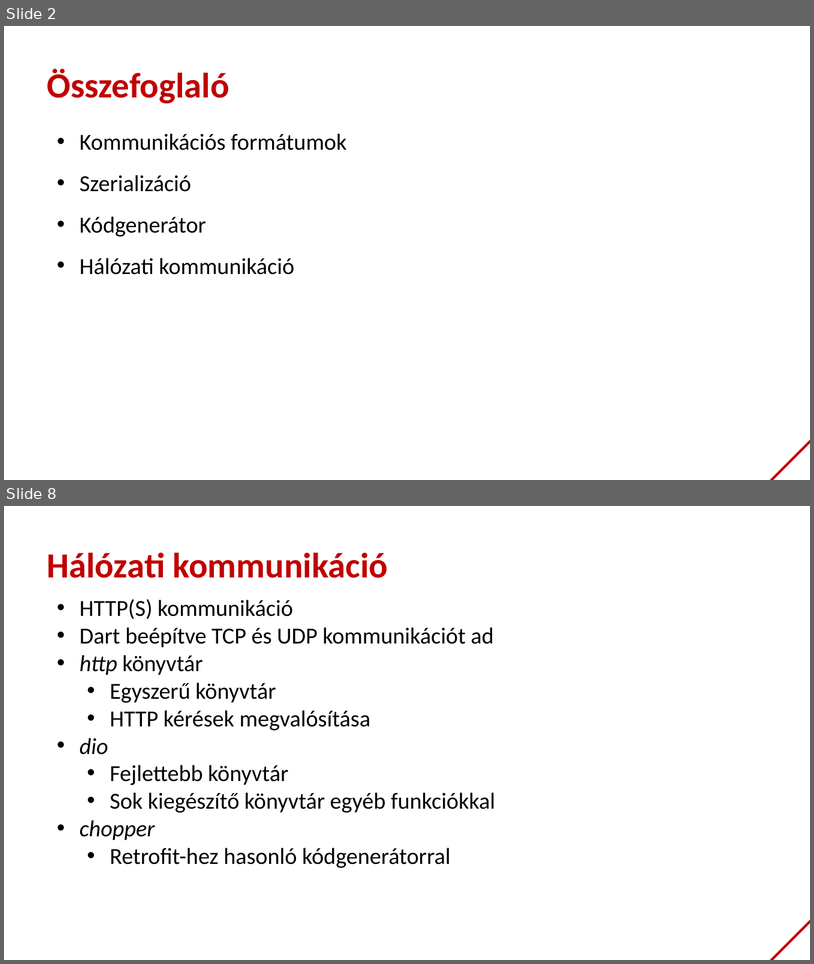
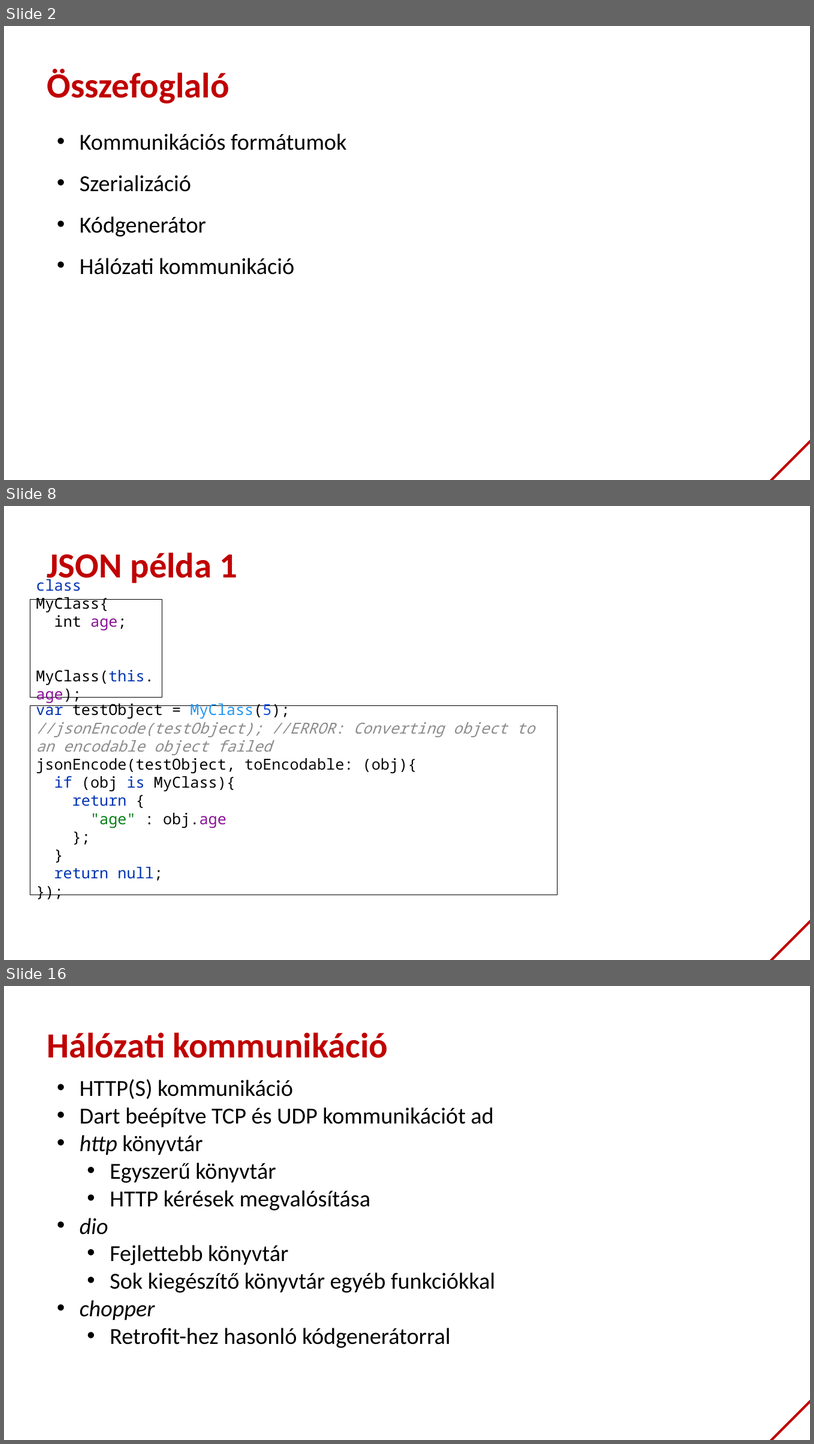
Before and after one commit to bmeaut/VIAUAV45, a slide deck: extras/lecture_08_2021.pptx. Shown one above the other, each under a label of ours: slides 2 and 8 before the commit, slides 2, 8 and 16 after it; the slides between them are not shown. The pictures are 814x964 and 814x1444 pixels, drawn with LibreOffice and Linux fonts; fonts in the diff are those of the drawing; background and template pictures are left out. Boxes give left, top, right and bottom in pixels: in the first picture for what was removed or moved away, otherwise in the second. Text is boxed around its words. In the diff, an @@ line names an element or a change of style, - is before the commit and + after.

```diff
--- a/extras/lecture_08_2021.pptx
+++ b/extras/lecture_08_2021.pptx
@@ slide 8 added at <box>4,506,810,960</box>, background #FFFFFF; not listed: 1 template element that a slide beside it also shows @@
@@ text added at <box>47,552,238,586</box>, 42 pt, text #C00000, bold @@
+JSON példa 1
@@ rectangle added at <box>30,599,162,697</box>, fill #FFFFFF, outline #000000 0.75 pt, 18 pt, text #000000 @@
+class MyClass{
+int age;
+MyClass(this.age);
+}
@@ rectangle added at <box>30,705,558,894</box>, fill #FFFFFF, outline #000000 0.75 pt, 18 pt, text #8C8C8C @@
+var testObject = MyClass(5);
+//jsonEncode(testObject); //ERROR: Converting object to an encodable object failed
+jsonEncode(testObject, toEncodable: (obj){
+if (obj is MyClass){
+return {
+"age" : obj.age
+};
+}
+return null;
+});
@@ what was slide 8 is now slide 16 @@
```
Also in this commit, not shown: 4 slides changed, 8 other slides added, 1 slide removed.
